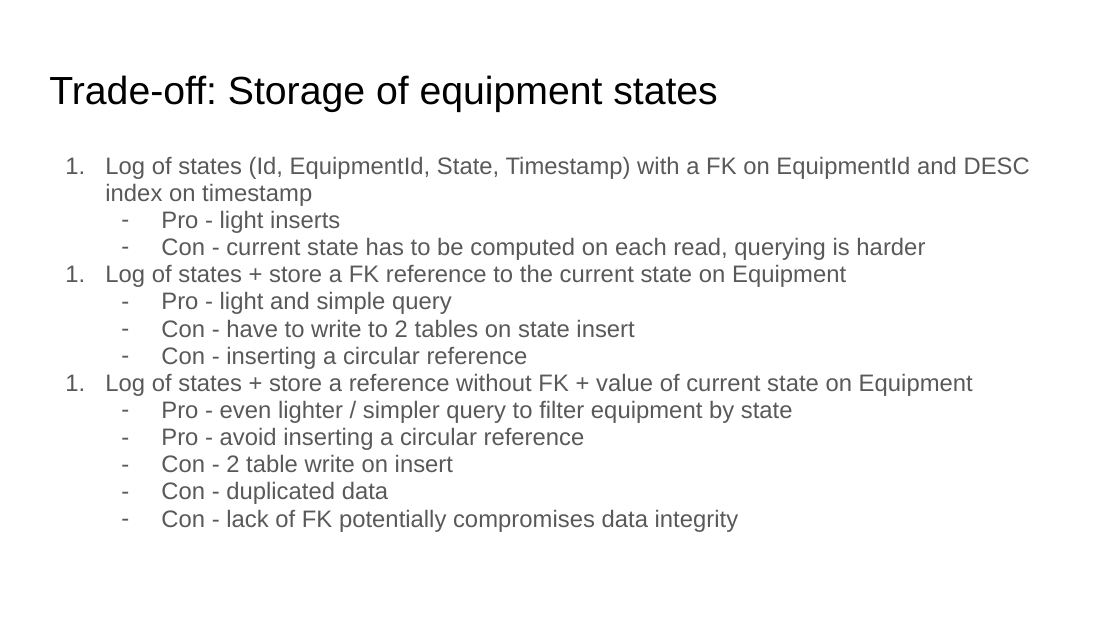
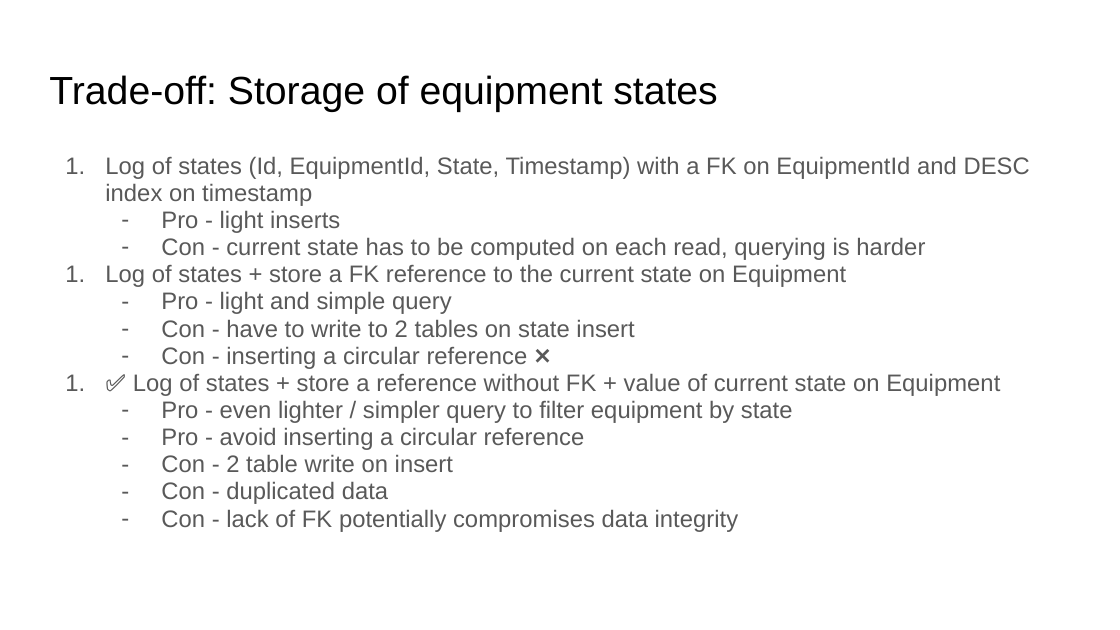
Before and after one commit to lusin-throwaway/RedYellowGreen, a slide deck: slide 9 of slides.pptx (slide 8 before the commit). Drawn at 1120x630 pixels with LibreOffice and Linux fonts; fonts in the diff are those of the drawing. Boxes give left, top, right and bottom in pixels: in the first picture for what was removed or moved away, otherwise in the second. Text is boxed around its words. In the diff, an @@ line names an element or a change of style, - is before the commit and + after.

```diff
--- a/slides.pptx
+++ b/slides.pptx
@@ text at (133, 346, 1000, 396): text changed @@
-– Con - inserting a circular reference
-1. Log of states + store a reference without FK + value of current state on Equipment
+– Con - inserting a circular reference ❌
+1. ✅ Log of states + store a reference without FK + value of current state on Equipment
```
Also in this commit, not shown: 7 other slides changed, 3 slides added.
